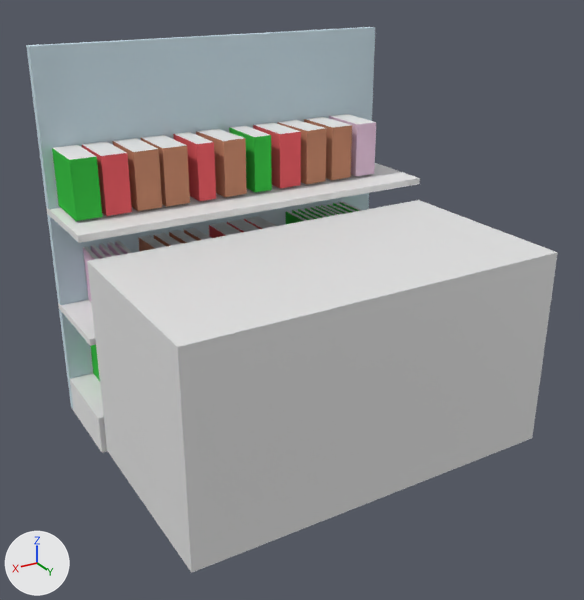
Two versions of the Blender file theroom/excersizes/souvenirbutik/reol7.blend, one commit apart.
Rendered twice from a 50 mm camera at (3.82, 7.31, 4.57) aimed at (0.12, 1.15, 1.49). The lights are fixed; the arrows at lower left show +X, +Y and +Z.
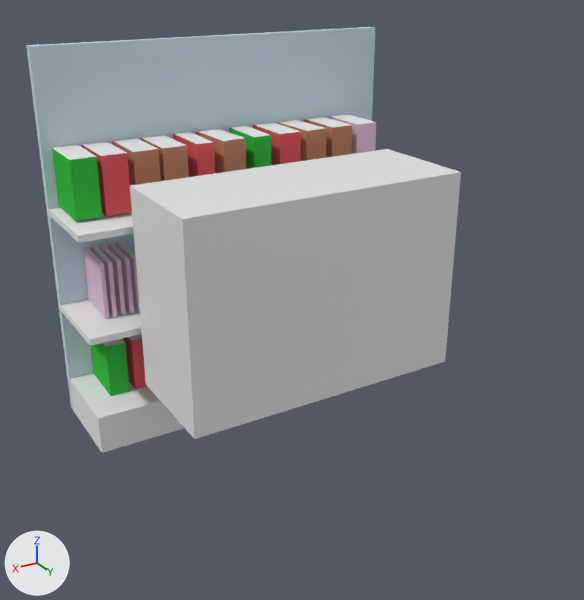
Where the change shows, as pixel boxes [x1, y1, x2, y2] in the pictures (584 x 600 px):
'front.zone', moved, rescaled (30% narrower, 22% shorter)
    before: [87, 200, 558, 573]
    after: [130, 149, 461, 439]
'Cube.002', unchanged, covered by the edit
    before: [46, 163, 420, 243]
    after: [46, 207, 133, 243]
'Cube.004', unchanged, uncovered by the edit
    before: [70, 373, 107, 453]
    after: [70, 373, 184, 453]
'Cube.027', unchanged, uncovered by the edit
    before: [90, 345, 100, 381]
    after: [90, 339, 130, 396]

Edits to the bpy script that builds the scene:
```text
Change ob_front_zone:
    ob_front_zone.location: (0.01, 1.55, 1.04) -> (0.03, 1.15, 1.68)
    ob_front_zone.scale: (1.89, 1.0, 1.0) -> (1.42, 0.57, 1.0)
```
